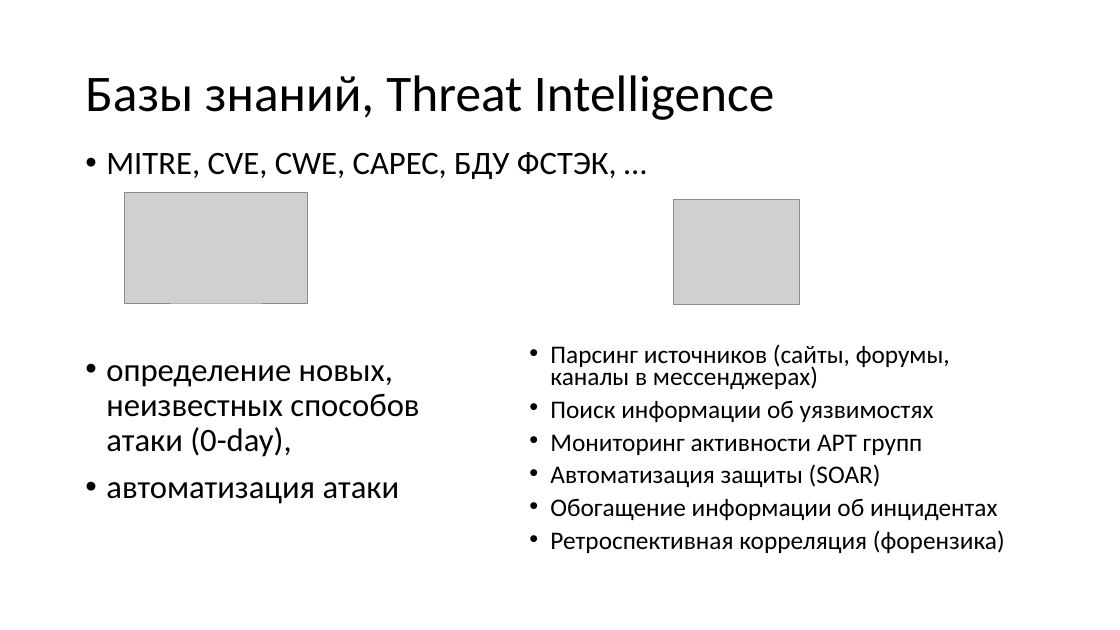
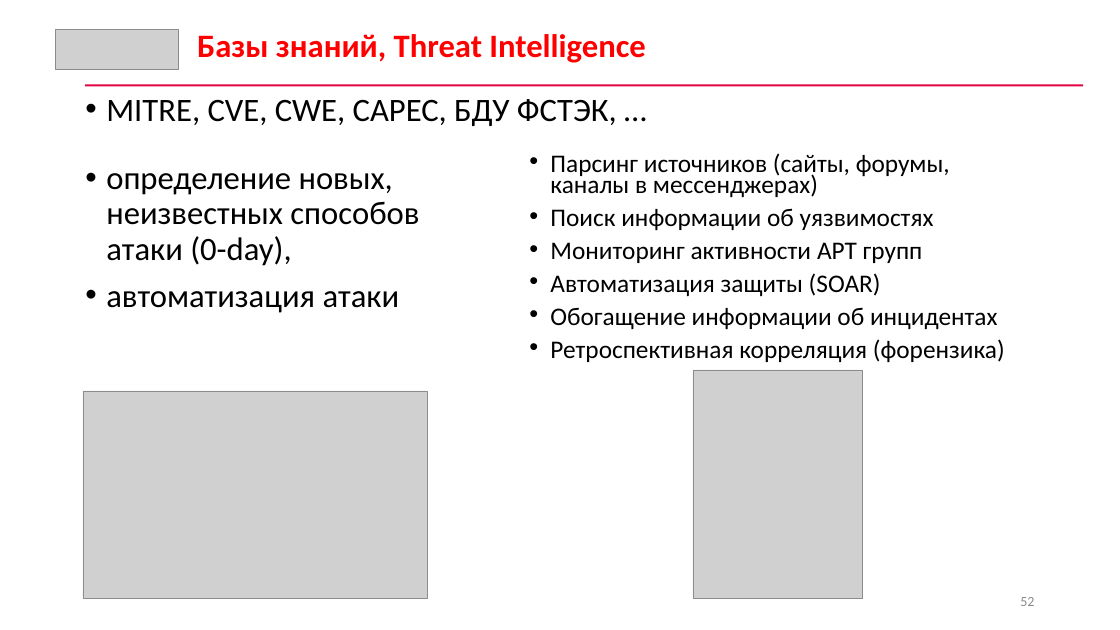
Before and after one commit to CyberLympha/AI-for-IS-Course, a slide deck: slide 52 of Лекции/Введение. Основы ИБ.pptx (slide 51 before the commit). Drawn at 1120x630 pixels with LibreOffice and Linux fonts; fonts in the diff are those of the drawing; grey boxes stand for pictures. Boxes give left, top, right and bottom in pixels: in the first picture for what was removed or moved away, otherwise in the second. Text is boxed around its words. In the diff, an @@ line names an element or a change of style, - is before the commit and + after.

```diff
--- a/Лекции/Введение. Основы ИБ.pptx
+++ b/Лекции/Введение. Основы ИБ.pptx
@@ picture added at [55,29,179,70] @@
@@ text "Базы знаний, Threat Intelligence": place and size @@
-text "Базы знаний, Threat Intelligence" at [85,75,774,120]
+text "Базы знаний, Threat Intelligence" at [197,34,645,63]
@@ text "Базы знаний, Threat Intelligence" at [197,34,645,63]: size 44 to 28 pt, text colour #000000 to #FF0000, bold on; line spacing 0.9 to 1; vertical alignment middle to top @@
@@ text "MITRE, CVE, CWE, CAPEC, БДУ ...": place and size @@
-text "MITRE, CVE, CWE, CAPEC, БДУ ..." at [106,152,617,179]
+text "MITRE, CVE, CWE, CAPEC, БДУ ..." at [106,99,617,126]
@@ rectangle added at [85,85,1083,87], fill #E20443 @@
@@ text "определение новых, неизвестных способов атаки ...": place and size @@
-text "определение новых, неизвестных способов атаки ..." at [106,365,419,504]
+text "определение новых, неизвестных способов атаки ..." at [106,173,419,313]
@@ text "Парсинг источников (сайты, форумы, каналы ...": place and size @@
-text "Парсинг источников (сайты, форумы, каналы ..." at [550,344,1005,553]
+text "Парсинг источников (сайты, форумы, каналы ..." at [550,153,1005,362]
@@ picture: place and size @@
-picture at [674,199,800,304]
+picture at [693,370,863,598]
@@ picture: place and size @@
-picture at [124,192,308,303]
+picture at [83,391,428,598]
@@ page number added at [1020,597,1034,606], 12 pt, text #8C8C8C @@
+52
```
Also in this commit, not shown: 10 other slides changed, 1 slide added, 3 other files.
